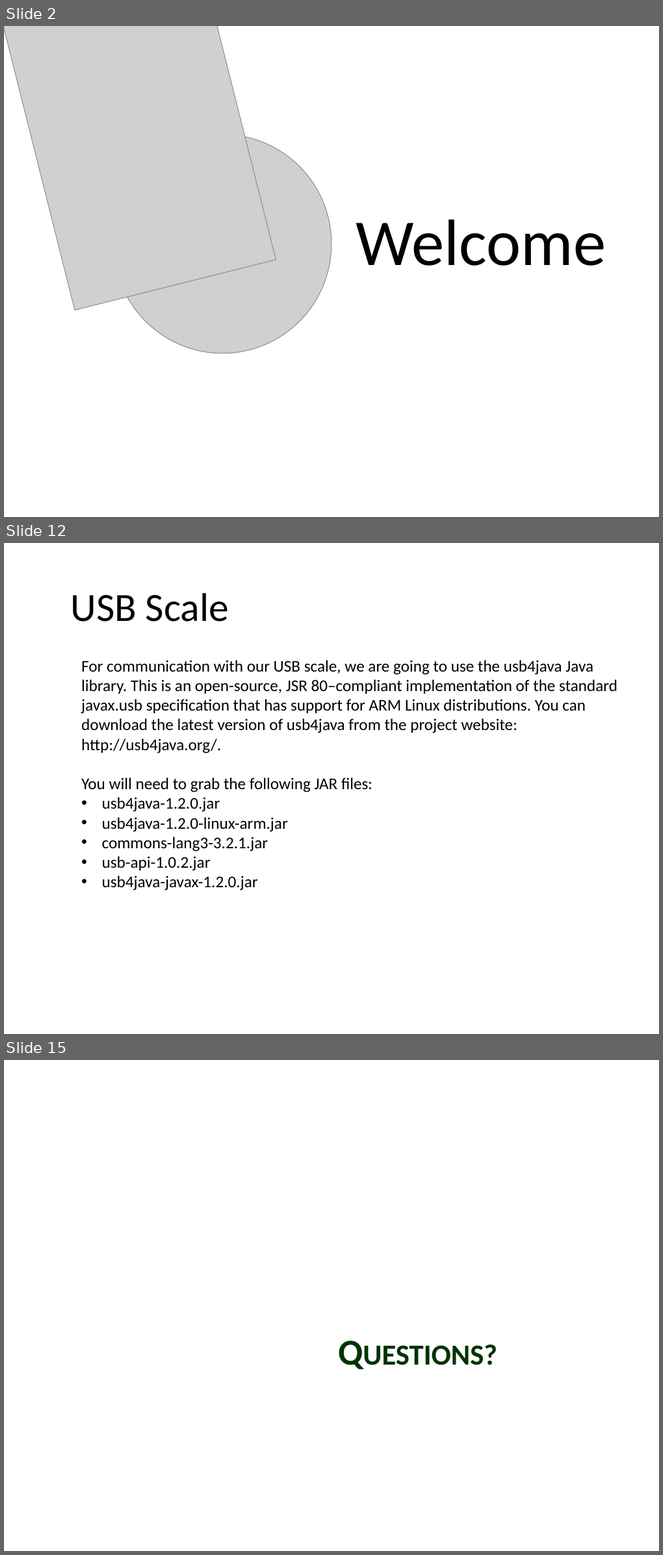
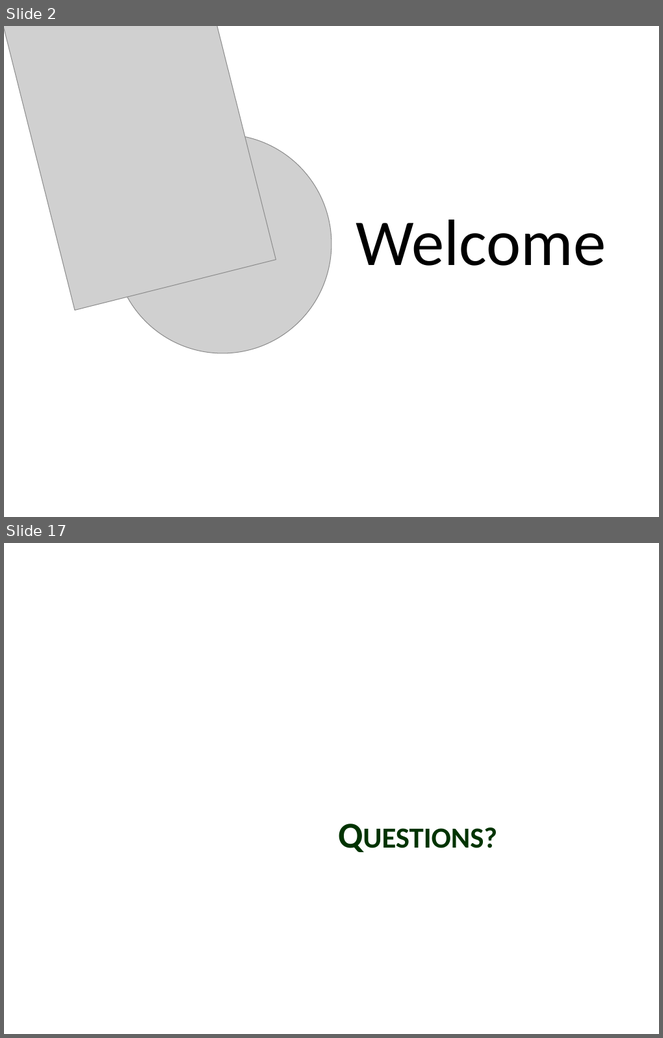
Before and after one commit to GaurG/IoT, a slide deck: IoT.pptx. Shown one above the other, each under a label of ours: slides 2, 12 and 15 before the commit, slides 2 and 17 after it; the slides between them are not shown. The pictures are 663x1555 and 663x1038 pixels, drawn with LibreOffice and Linux fonts; fonts in the diff are those of the drawing; grey boxes stand for pictures; background and template pictures are left out. Boxes give left, top, right and bottom in pixels: in the first picture for what was removed or moved away, otherwise in the second. Text is boxed around its words. In the diff, an @@ line names an element or a change of style, - is before the commit and + after.

```diff
--- a/IoT.pptx
+++ b/IoT.pptx
@@ slide 12 removed at <box>4,543,659,1034</box>, background picture (left out) @@
@@ title removed at <box>71,593,229,622</box> @@
-USB Scale
@@ text removed at <box>81,660,618,891</box> @@
-For communication with our USB scale, we are going to use the usb4java Java library. This is an open-source, JSR 80–compliant implementation of the standard javax.usb specification that has support for ARM Linux distributions. You can download the latest version of usb4java from the project website: http://usb4java.org/.
-You will need to grab the following JAR files:
-• usb4java-1.2.0.jar
-• usb4java-1.2.0-linux-arm.jar
-• commons-lang3-3.2.1.jar
-• usb-api-1.0.2.jar
-• usb4java-javax-1.2.0.jar
@@ what was slide 15 is now slide 17 @@
```
Also in this commit, not shown: 2 slides changed, 13 slides added, 10 other slides removed, 1 other file.
